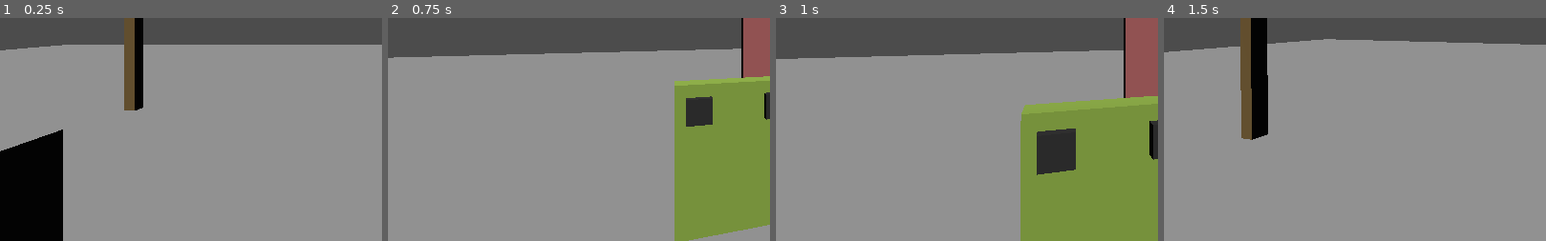
Above: before the commit, frames 1-4 (left to right).
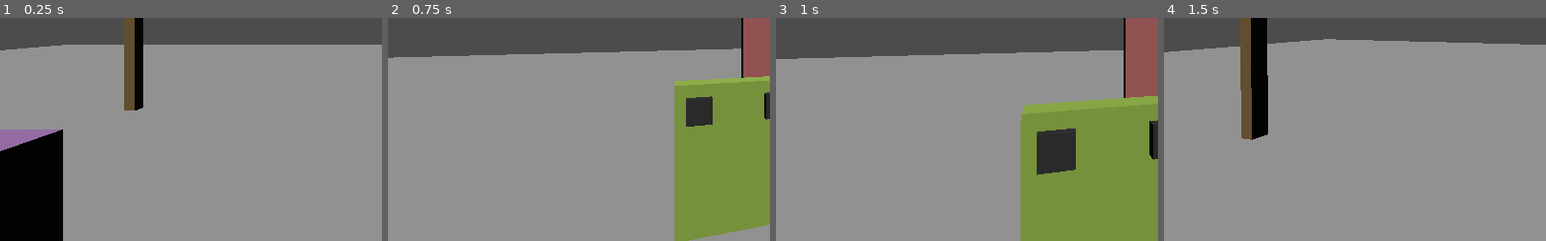
Above: after the commit, the same moments.

Repository: miskatonicstudio/goat
Game: Godot game, scene res://Demo.tscn
The game is run twice, just before and just after one commit, with the same random seed, the same clock (stepped at 60 frames per second) and the same inputs.
Inputs (mouse positions are % of the whole screen's width and height, from its top left):
- Up to frame 1 (0.25 s): no input
- Up to frame 2 (0.75 s): tap Enter at 0.5 s; move the mouse to (55, 50) at 0.52 s; hold W (oat_movement_forward) from 0.53 s (still down); click (55, 50) at 0.6 s
- Up to frame 3 (1 s): keep holding W (oat_movement_forward)
- Up to frame 4 (1.5 s): keep holding W (oat_movement_forward); move the mouse to (45, 50) at 1.27 s; click (45, 50) at 1.35 s
The pictures show only the part of the screen within x 0-50%, y 50-100%; the shares and areas given below are measured in that part.

The runs differ from the first frame. In frame 1, 0.8% of the frame differs, in the area x 0-16%, y 50-60%; in frame 2, nothing differs; in frame 3, nothing differs; in frame 4, nothing differs.

Commit message:
Update Demo scene

Diff:
--- a/Demo.tscn
+++ b/Demo.tscn
@@ -102,6 +102,9 @@
 height = 1.0
 radial_segments = 6
 
+[sub_resource type="SpatialMaterial" id=26]
+albedo_color = Color( 0.913725, 0.666667, 1, 1 )
+
 [sub_resource type="CubeMesh" id=20]
 size = Vector3( 1, 1, 1 )
 
@@ -114,6 +117,11 @@
 
 [sub_resource type="SpatialMaterial" id=22]
 albedo_color = Color( 0.454902, 0.94902, 1, 1 )
+emission_enabled = true
+emission = Color( 1, 1, 1, 1 )
+emission_energy = 0.0
+emission_operator = 0
+emission_on_uv2 = false
 
 [sub_resource type="CylinderMesh" id=23]
 top_radius = 0.01
@@ -246,6 +254,7 @@
 
 [node name="Table" type="MeshInstance" parent="."]
 transform = Transform( 1, 0, 0, 0, 1, 0, 0, 0, 1, -2.5, 0.5, -1.5 )
+material_override = SubResource( 26 )
 mesh = SubResource( 20 )
 material/0 = null
 
Not shown: 1 places in Demo.tscn that only renumber resources
